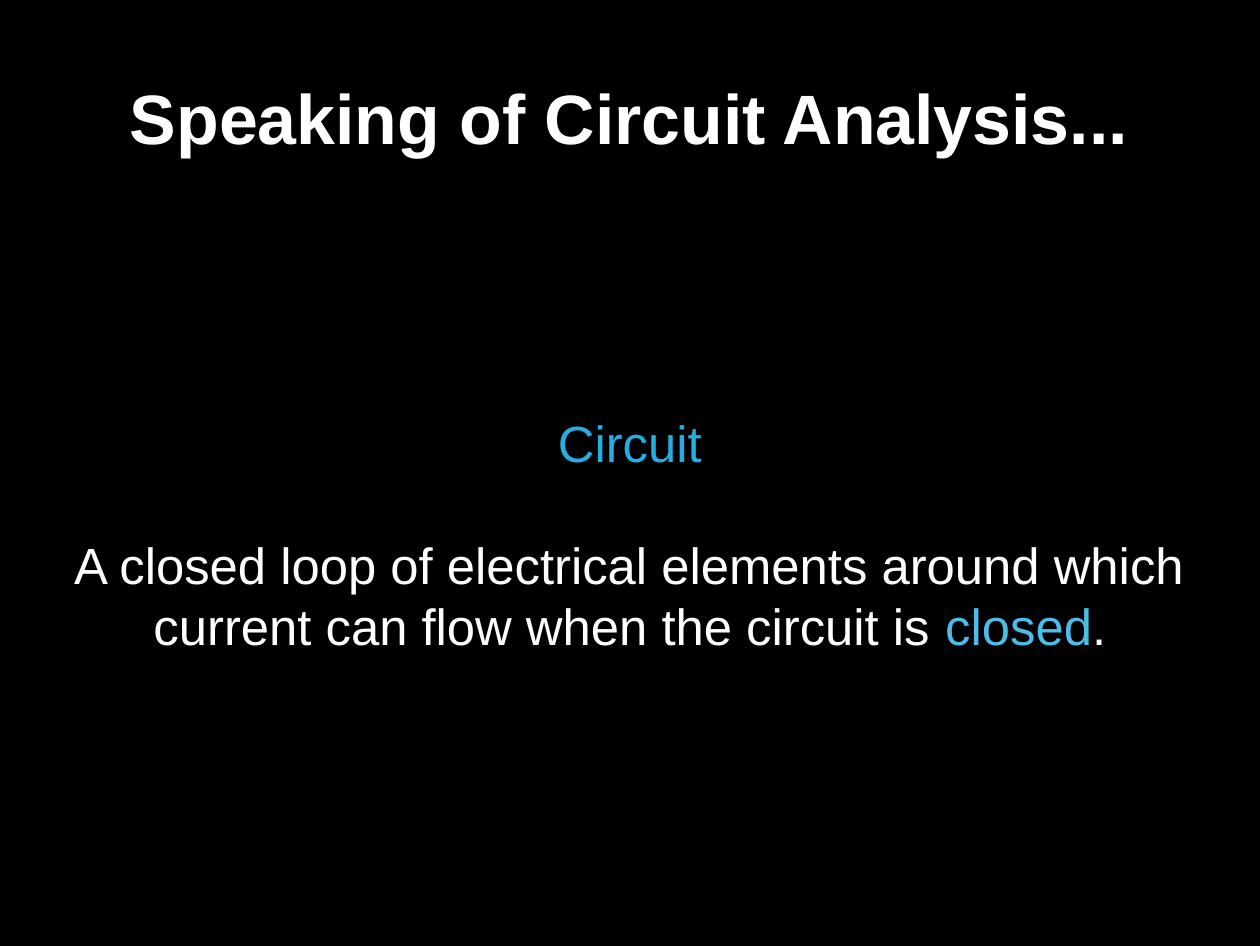
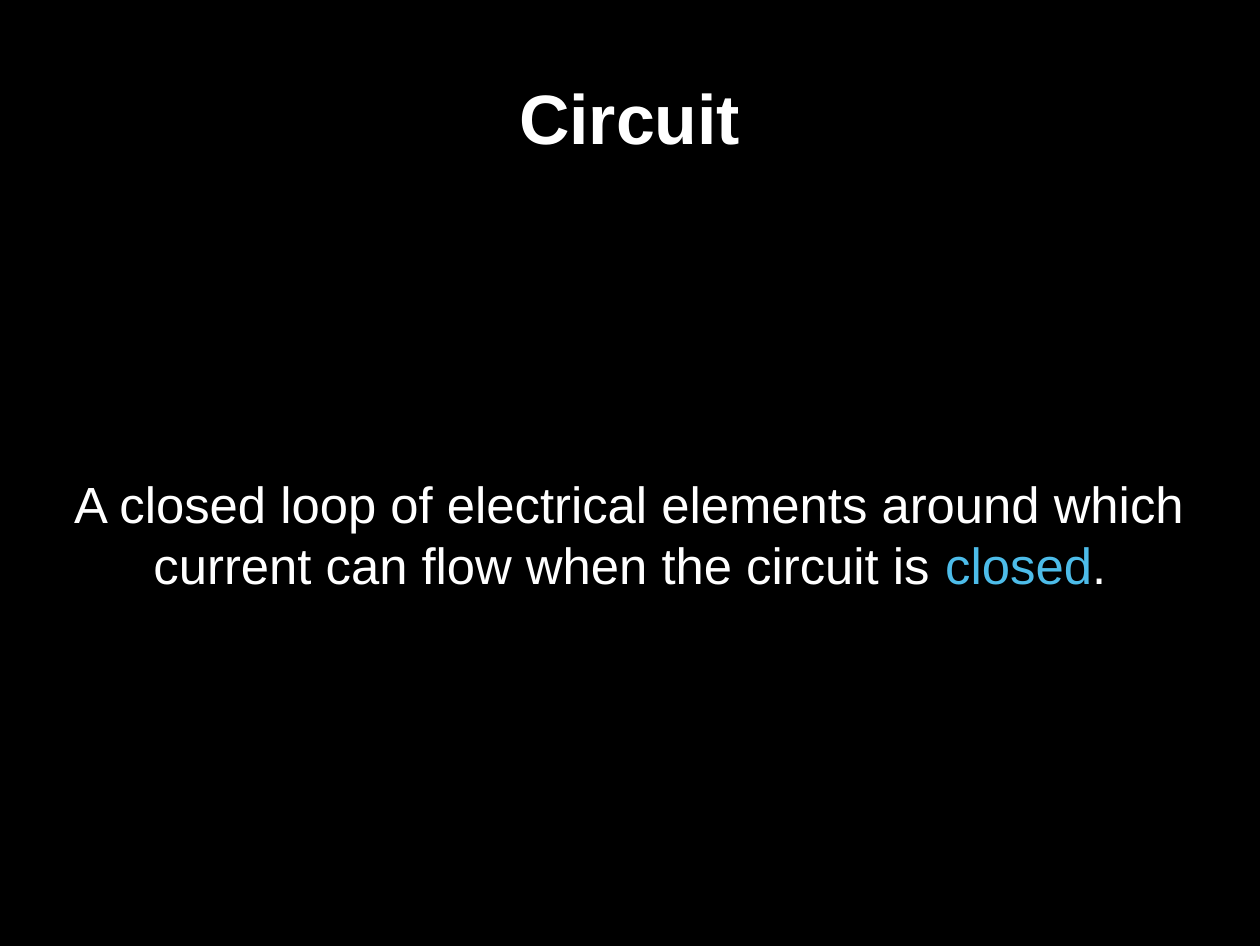
Before and after one commit to gaudeon/rpi_gpio_overview, a slide deck: slide 11 of slides/RPi GPIO Overview.odp. Drawn at 1260x946 pixels with LibreOffice and Linux fonts; fonts in the diff are those of the drawing. Boxes give left, top, right and bottom in pixels: in the first picture for what was removed or moved away, otherwise in the second. Text is boxed around its words. In the diff, an @@ line names an element or a change of style, - is before the commit and + after.

```diff
--- a/slides/RPi GPIO Overview.odp
+++ b/slides/RPi GPIO Overview.odp
@@ title at [519, 93, 740, 145]: text changed @@
-Speaking of Circuit Analysis...
+Circuit
@@ subtitle at [558, 425, 702, 463]: paragraph removed @@
-Circuit
```
Also in this commit, not shown: 6 other slides changed, 7 slides added.
